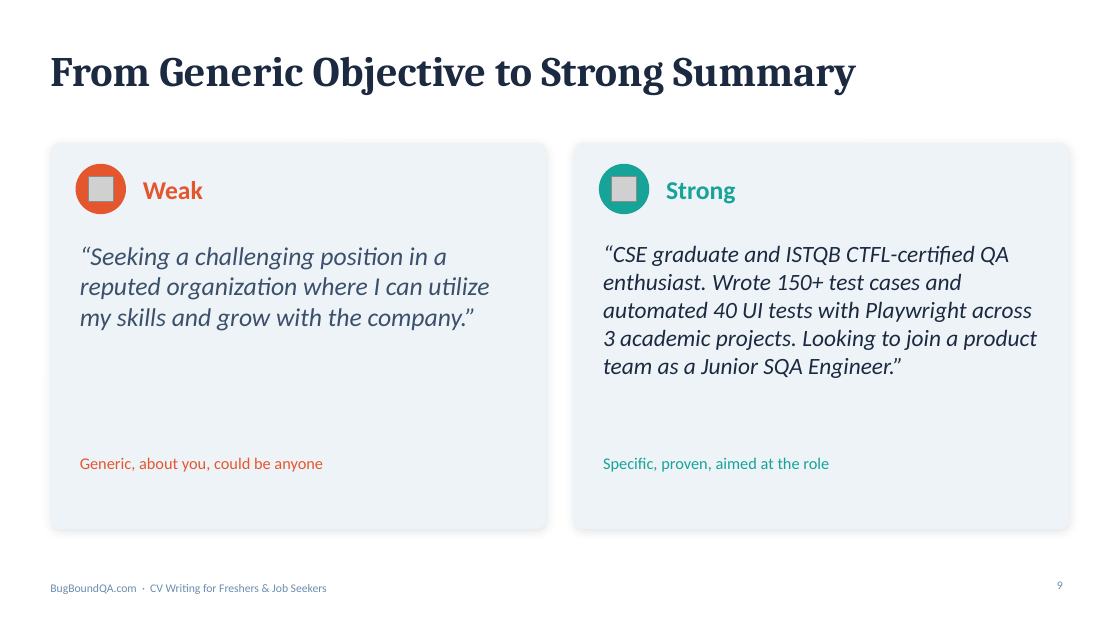
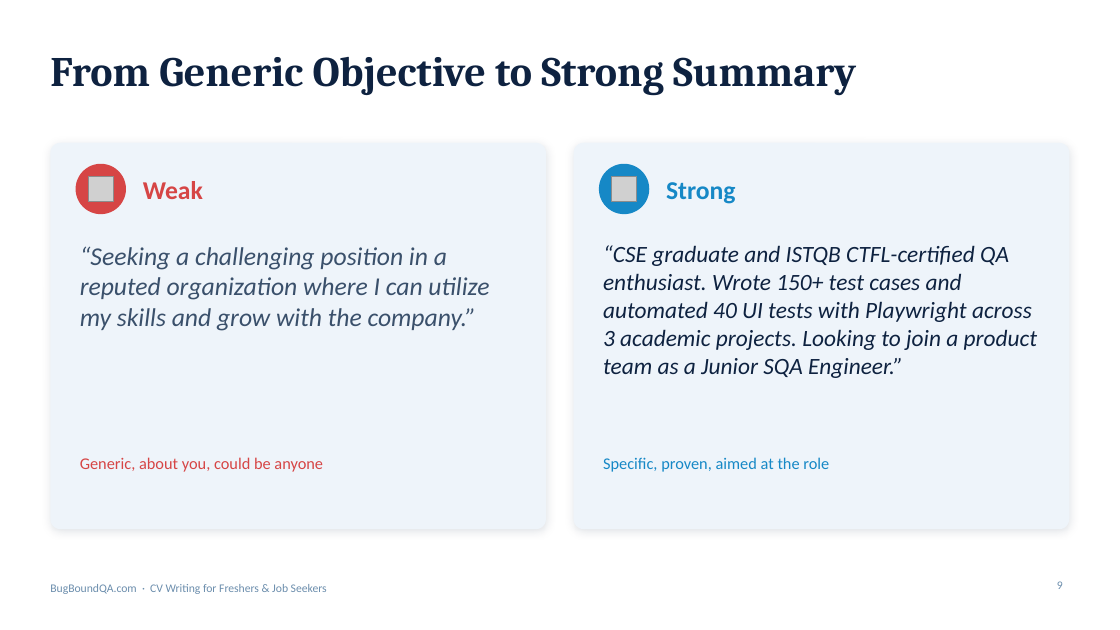
Before and after one commit to Katha-Sikdar/AutomationWithPlayWright, a slide deck: slide 9 of presentations/CV_Writing_for_Freshers_BugBoundQA.pptx. Drawn at 1120x630 pixels with LibreOffice and Linux fonts; fonts in the diff are those of the drawing; grey boxes stand for pictures; background and template pictures are left out. Boxes give left, top, right and bottom in pixels: in the first picture for what was removed or moved away, otherwise in the second. Text is boxed around its words. In the diff, an @@ line names an element or a change of style, - is before the commit and + after.

```diff
--- a/presentations/CV_Writing_for_Freshers_BugBoundQA.pptx
+++ b/presentations/CV_Writing_for_Freshers_BugBoundQA.pptx
@@ rounded rectangle at <box>50,143,546,529</box>: fill #EEF3F7 to #EEF4FA; shadow changed @@
@@ rounded rectangle at <box>574,143,1070,529</box>: fill #EEF3F7 to #EEF4FA; shadow changed @@
@@ ellipse at <box>76,164,126,214</box>: fill #E4572E to #D64545 @@
@@ text "Weak" at <box>143,181,203,199</box>: text colour #E4572E to #D64545 @@
@@ ellipse at <box>599,164,649,214</box>: fill #17A398 to #1688C6 @@
@@ text "Strong" at <box>666,182,735,204</box>: text colour #17A398 to #1688C6 @@
@@ text "Generic, about you, could be ..." at <box>80,457,323,472</box>: text colour #E4572E to #D64545 @@
@@ text "Specific, proven, aimed at the ..." at <box>603,457,829,472</box>: text colour #17A398 to #1688C6 @@
```
Also in this commit, not shown: 18 other slides changed.
